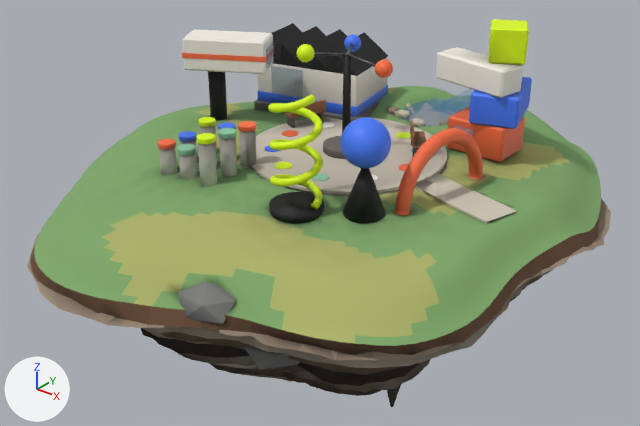
What one commit did to the glTF model public/models/islands/playground.glb.
The view is the same before and after, from a 50 mm lens placed at (13.16, -16.86, 9.04), pointed at (-0.62, 0.36, -1.64). The axes (+X, +Y, +Z) are drawn at lower left. The lights are the same throughout. The first picture is the older version. Where no turn or scale is listed for an object, it has been applied to the vertices. Vertices at exactly the same position are counted once.

Script lines for the objects in view, before the commit:
```python
ob_anim_bounce_0 = bpy.data.objects.new('anim_bounce_0', me_anim_bounce_0)
ob_anim_bounce_0.location = (-2.5, -3.3, 0.69)
ob_anim_bounce_1 = bpy.data.objects.new('anim_bounce_1', me_anim_bounce_1)
ob_anim_bounce_1.location = (-2.5, -2.6, 0.71)
ob_anim_bounce_2 = bpy.data.objects.new('anim_bounce_2', me_anim_bounce_2)
ob_anim_bounce_2.location = (-2.5, -1.9, 0.82)
ob_anim_bounce_3 = bpy.data.objects.new('anim_bounce_3', me_anim_bounce_3)
ob_anim_bounce_3.location = (-1.8, -3.3, 0.74)
ob_anim_bounce_4 = bpy.data.objects.new('anim_bounce_4', me_anim_bounce_4)
ob_anim_bounce_4.location = (-1.8, -2.6, 0.73)
ob_anim_bounce_5 = bpy.data.objects.new('anim_bounce_5', me_anim_bounce_5)
ob_anim_bounce_5.location = (-1.8, -1.9, 0.83)
ob_anim_bounce_7 = bpy.data.objects.new('anim_bounce_7', me_anim_bounce_7)
ob_anim_bounce_7.location = (-1.1, -2.6, 0.94)
ob_buildings = bpy.data.objects.new('buildings', me_buildings)
ob_buildings.location = (-0.46, 0.44, 1.99)
ob_terrain = bpy.data.objects.new('terrain', me_terrain)
ob_terrain.location = (-0.38, 0.0, -0.01)
# also in view: 'anim_spin_kinetic' at (0.57, 0.3, 3.0); 'foundation' at (-0.44, 0.01, -3.46); 'water_pond0' at (0.6, 4.4, 0.45); 'landmarks' at (2.31, -1.14, 1.76); 'anim_bounce_6' at (-1.1, -3.3, 0.98)
```
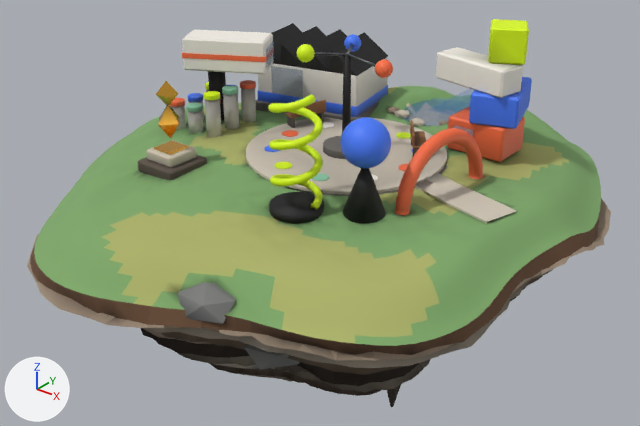
Where the newer file only moved an object's origin or applied its transform, the numbers keep the older frame.

Patch to the scene script:
```diff
--- a/public/models/islands/playground.glb.py
+++ b/public/models/islands/playground.glb.py
@@ mat_m_gold @@
+mat_m_gold = bpy.data.materials.new('M_gold')
+# nodes: BsdfPrincipled, Mix, OutputMaterial, VertexColor
+# colours: orange #f1b84b, mixed with the vertex colours
@@ me_terrain @@
 me_terrain.from_pydata(...)  # 4329 vertices, 8494 faces; spans x -6.8..6.8, y -7.5..7.5, z -0.6..0.6
+# me_terrain part 1: 842 faces centred in x -5.7..1.6, y -5.9..2.4, z 0.0..0.5 are repainted in the vertex colours; the middle colour stays white #fafafa
+# me_terrain part 2: 411 faces centred in x -4.7..1.9, y -3.9..2.4, z 0.2..0.5 are repainted in the vertex colours; the middle colour goes from white #ededed to light grey #d8d8d8
+# me_terrain part 3: 417 faces centred in x -4.1..1.5, y -3.6..2.4, z 0.2..0.5 are repainted in the vertex colours; the middle colour goes from light grey #d0d0d0 to white #f1f1f1
 me_terrain.materials.append(mat_m_concrete_dark)
@@ me_buildings @@
-me_buildings.from_pydata(...)  # 458 vertices, 828 faces; spans x -4.5..4.5, y -4.06..4.06, z -1.73..1.73
+me_buildings.from_pydata(...)  # 530 vertices, 960 faces; spans x -4.5..4.5, y -4.12..4.06, z -1.74..1.73
+# me_buildings part 4: a new loose piece of 24 vertices spanning x -2.48..-1.86, y -3.81..-3.19, z -1.16..-1.11, in mat_m_gold
+# me_buildings part 5: a new loose piece of 24 vertices spanning x -2.79..-1.54, y -4.12..-2.87, z -1.74..-1.44, in mat_m_stone_dark
+# me_buildings part 6: a new loose piece of 24 vertices spanning x -2.62..-1.72, y -3.95..-3.05, z -1.44..-1.16, in mat_m_stone_light
 me_buildings.materials.append(mat_m_blue)
@@ me_buildings @@
 me_buildings.materials.append(mat_m_orange)
+me_buildings.materials.append(mat_m_gold)
+me_buildings.materials.append(mat_m_stone_dark)
+me_buildings.materials.append(mat_m_stone_light)
@@ ob_anim_bounce_0 @@
 ob_anim_bounce_0 = bpy.data.objects.new('anim_bounce_0', me_anim_bounce_0)
-ob_anim_bounce_0.location = (-2.5, -3.3, 0.69)
+ob_anim_bounce_0.location = (-4.7, -0.9, 0.67)
@@ ob_anim_bounce_1 @@
 ob_anim_bounce_1 = bpy.data.objects.new('anim_bounce_1', me_anim_bounce_1)
-ob_anim_bounce_1.location = (-2.5, -2.6, 0.71)
+ob_anim_bounce_1.location = (-4.7, -0.2, 0.66)
@@ ob_anim_bounce_2 @@
 ob_anim_bounce_2 = bpy.data.objects.new('anim_bounce_2', me_anim_bounce_2)
-ob_anim_bounce_2.location = (-2.5, -1.9, 0.82)
+ob_anim_bounce_2.location = (-4.7, 0.5, 0.74)
@@ ob_anim_bounce_3 @@
 ob_anim_bounce_3 = bpy.data.objects.new('anim_bounce_3', me_anim_bounce_3)
-ob_anim_bounce_3.location = (-1.8, -3.3, 0.74)
+ob_anim_bounce_3.location = (-4.0, -0.9, 0.69)
@@ ob_anim_bounce_4 @@
 ob_anim_bounce_4 = bpy.data.objects.new('anim_bounce_4', me_anim_bounce_4)
-ob_anim_bounce_4.location = (-1.8, -2.6, 0.73)
+ob_anim_bounce_4.location = (-4.0, -0.2, 0.71)
@@ ob_anim_bounce_5 @@
 ob_anim_bounce_5 = bpy.data.objects.new('anim_bounce_5', me_anim_bounce_5)
-ob_anim_bounce_5.location = (-1.8, -1.9, 0.83)
+ob_anim_bounce_5.location = (-4.0, 0.5, 0.79)
@@ ob_anim_bounce_6 @@
 ob_anim_bounce_6 = bpy.data.objects.new('anim_bounce_6', me_anim_bounce_6)
-ob_anim_bounce_6.location = (-1.1, -3.3, 0.98)
+ob_anim_bounce_6.location = (-3.3, -0.9, 0.96)
@@ ob_anim_bounce_7 @@
 ob_anim_bounce_7 = bpy.data.objects.new('anim_bounce_7', me_anim_bounce_7)
-ob_anim_bounce_7.location = (-1.1, -2.6, 0.94)
+ob_anim_bounce_7.location = (-3.3, -0.2, 0.97)
@@ ob_anim_bounce_8 @@
 ob_anim_bounce_8 = bpy.data.objects.new('anim_bounce_8', me_anim_bounce_8)
-ob_anim_bounce_8.location = (-1.1, -1.9, 0.92)
+ob_anim_bounce_8.location = (-3.3, 0.5, 0.96)
@@ ob_anim_spin_monument_double @@
+ob_anim_spin_monument_double = bpy.data.objects.new('anim_spin_monument_double', me_anim_spin_monument_double)  # 12 vertices, 16 faces; spans x -0.36..0.36, y -0.36..0.36, z -0.744..0.744
+ob_anim_spin_monument_double.location = (-2.63, -3.05, 1.84)
```

Where the change shows, as pixel boxes (x1, y1, x2, y2) in the pictures (640 x 426 px):
'buildings', reshaped (13% wider)
    before: (182, 19, 532, 223)
    after: (138, 19, 532, 223)
'anim_bounce_6', moved
    before: (197, 133, 217, 186)
    after: (204, 91, 222, 137)
'anim_bounce_7', moved
    before: (218, 128, 237, 177)
    after: (222, 86, 239, 129)
'anim_bounce_8', moved
    before: (238, 121, 256, 168)
    after: (240, 80, 256, 122)
'anim_bounce_3', moved
    before: (177, 144, 197, 179)
    after: (187, 103, 203, 134)
'anim_bounce_0', moved
    before: (158, 139, 177, 175)
    after: (170, 98, 186, 130)
'anim_spin_monument_double', added (orange)
    after: (156, 81, 180, 138)
'anim_bounce_1', moved
    before: (179, 131, 197, 162)
    after: (187, 93, 204, 120)
'anim_bounce_2', moved (mostly hidden afterwards)
    before: (198, 117, 217, 152)
    after: (205, 82, 209, 92)
'anim_bounce_5', moved (not visible afterwards)
    before: (218, 122, 236, 130)
'anim_bounce_4', moved (not visible afterwards)
    before: (215, 141, 217, 167)
part 1 of me_terrain, edited (looks the same)
    both: (73, 102, 306, 230)
part 2 of me_terrain, edited (looks the same)
    both: (131, 105, 421, 204)
part 3 of me_terrain, recoloured
    both: (158, 110, 308, 190)
part 4 of me_buildings, added
    after: (154, 141, 189, 155)
part 5 of me_buildings, added
    after: (138, 155, 207, 180)
part 6 of me_buildings, added
    after: (147, 140, 197, 168)
